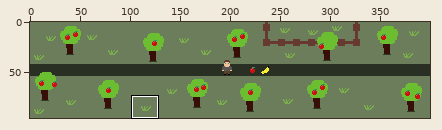
File history of a pixel-art file, assets/images/story_sprites.aseprite. Above: a wide view before the commit, with the close-up outlined.
Close-up. Before the commit:
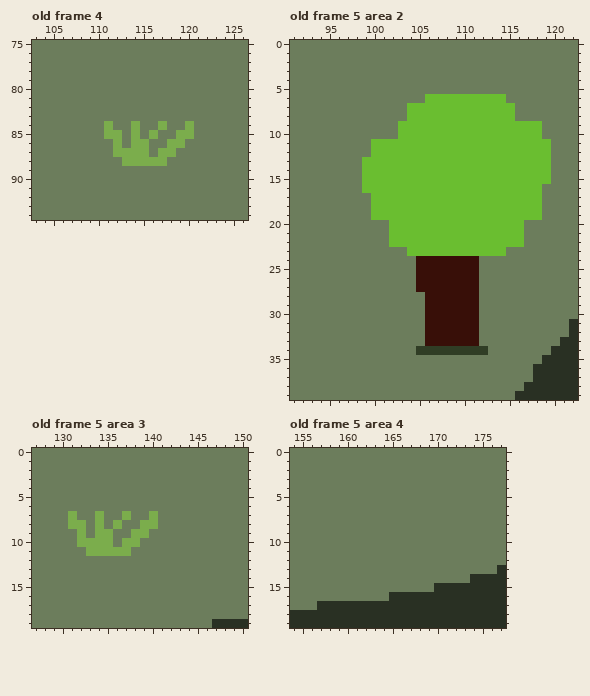
400x96 pixels, 5 frames. Shown: old frame 4: x 103..126, y 75..94; old frame 5 area 2: x 91..122, y 0..39; old frame 5 area 3: x 127..150, y 0..19; old frame 5 area 4: x 154..177, y 0..19. The commit also changed other frames or places, which this record leaves out.
Once edited:
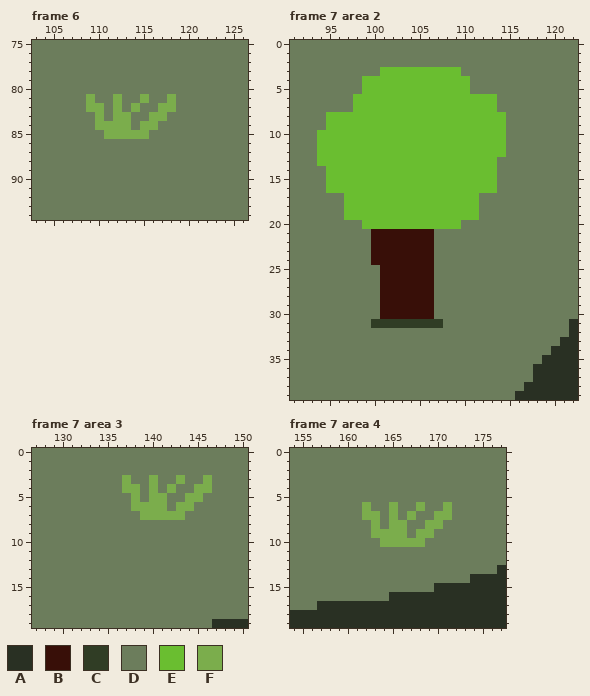
Palette (. is transparent): A #293023  B #380f08  C #303d25  D #6c7d5c  E #6abe30  F #7bad4c
A new or re-ordered frame is compared with the old frame closest to it.
The exact change:
frames 5 -> 7
--- frame 6 is new; against old frame 4, layer "environment"
@@ x 107..122 @@
 80 DDDDDDDDDDDDDDDD
-81 DDDDDDDDDDDDDDDD
-82 DDDDDDDDDDDDDDDD
-83 DDDDDDDDDDDDDDDD
-84 DDDDFDDFDDFDDFDD
-85 DDDDFFDFDFDDFFDD
-86 DDDDDFDFFDDFFDDD
-87 DDDDDFFFFDFFDDDD
-88 DDDDDDFFFFFDDDDD
+81 DDFDDFDDFDDFDDDD
+82 DDFFDFDFDDFFDDDD
+83 DDDFDFFDDFFDDDDD
+84 DDDFFFFDFFDDDDDD
+85 DDDDFFFFFDDDDDDD
+86 DDDDDDDDDDDDDDDD
+87 DDDDDDDDDDDDDDDD
+88 DDDDDDDDDDDDDDDD
 89 DDDDDDDDDDDDDDDD
--- frame 7 area 2 is new; against old frame 5, layer "environment"
@@ x 91..122 @@
  2 DDDDDDDDDDDDDDDDDDDDDDDDDDDDDDDD
- 3 DDDDDDDDDDDDDDDDDDDDDDDDDDDDDDDD
- 4 DDDDDDDDDDDDDDDDDDDDDDDDDDDDDDDD
- 5 DDDDDDDDDDDDDDDDDDDDDDDDDDDDDDDD
- 6 DDDDDDDDDDDDDDDEEEEEEEEEDDDDDDDD
- 7 DDDDDDDDDDDDDEEEEEEEEEEEEDDDDDDD
- 8 DDDDDDDDDDDDDEEEEEEEEEEEEDDDDDDD
- 9 DDDDDDDDDDDDEEEEEEEEEEEEEEEEDDDD
-10 DDDDDDDDDDDDEEEEEEEEEEEEEEEEDDDD
-11 DDDDDDDDDEEEEEEEEEEEEEEEEEEEEDDD
-12 DDDDDDDDDEEEEEEEEEEEEEEEEEEEEDDD
-13 DDDDDDDDEEEEEEEEEEEEEEEEEEEEEDDD
-14 DDDDDDDDEEEEEEEEEEEEEEEEEEEEEDDD
-15 DDDDDDDDEEEEEEEEEEEEEEEEEEEEEDDD
-16 DDDDDDDDEEEEEEEEEEEEEEEEEEEEDDDD
-17 DDDDDDDDDEEEEEEEEEEEEEEEEEEEDDDD
-18 DDDDDDDDDEEEEEEEEEEEEEEEEEEEDDDD
-19 DDDDDDDDDEEEEEEEEEEEEEEEEEEEDDDD
-20 DDDDDDDDDDDEEEEEEEEEEEEEEEDDDDDD
-21 DDDDDDDDDDDEEEEEEEEEEEEEEEDDDDDD
-22 DDDDDDDDDDDEEEEEEEEEEEEEEEDDDDDD
-23 DDDDDDDDDDDDDEEEEEEEEEEEDDDDDDDD
-24 DDDDDDDDDDDDDDBBBBBBBDDDDDDDDDDD
-25 DDDDDDDDDDDDDDBBBBBBBDDDDDDDDDDD
-26 DDDDDDDDDDDDDDBBBBBBBDDDDDDDDDDD
-27 DDDDDDDDDDDDDDBBBBBBBDDDDDDDDDDD
-28 DDDDDDDDDDDDDDDBBBBBBDDDDDDDDDDD
-29 DDDDDDDDDDDDDDDBBBBBBDDDDDDDDDDD
-30 DDDDDDDDDDDDDDDBBBBBBDDDDDDDDDDD
-31 DDDDDDDDDDDDDDDBBBBBBDDDDDDDDDDA
-32 DDDDDDDDDDDDDDDBBBBBBDDDDDDDDDDA
-33 DDDDDDDDDDDDDDDBBBBBBDDDDDDDDDAA
-34 DDDDDDDDDDDDDDCCCCCCCCDDDDDDDAAA
+ 3 DDDDDDDDDDEEEEEEEEEDDDDDDDDDDDDD
+ 4 DDDDDDDDEEEEEEEEEEEEDDDDDDDDDDDD
+ 5 DDDDDDDDEEEEEEEEEEEEDDDDDDDDDDDD
+ 6 DDDDDDDEEEEEEEEEEEEEEEEDDDDDDDDD
+ 7 DDDDDDDEEEEEEEEEEEEEEEEDDDDDDDDD
+ 8 DDDDEEEEEEEEEEEEEEEEEEEEDDDDDDDD
+ 9 DDDDEEEEEEEEEEEEEEEEEEEEDDDDDDDD
+10 DDDEEEEEEEEEEEEEEEEEEEEEDDDDDDDD
+11 DDDEEEEEEEEEEEEEEEEEEEEEDDDDDDDD
+12 DDDEEEEEEEEEEEEEEEEEEEEEDDDDDDDD
+13 DDDEEEEEEEEEEEEEEEEEEEEDDDDDDDDD
+14 DDDDEEEEEEEEEEEEEEEEEEEDDDDDDDDD
+15 DDDDEEEEEEEEEEEEEEEEEEEDDDDDDDDD
+16 DDDDEEEEEEEEEEEEEEEEEEEDDDDDDDDD
+17 DDDDDDEEEEEEEEEEEEEEEDDDDDDDDDDD
+18 DDDDDDEEEEEEEEEEEEEEEDDDDDDDDDDD
+19 DDDDDDEEEEEEEEEEEEEEEDDDDDDDDDDD
+20 DDDDDDDDEEEEEEEEEEEDDDDDDDDDDDDD
+21 DDDDDDDDDBBBBBBBDDDDDDDDDDDDDDDD
+22 DDDDDDDDDBBBBBBBDDDDDDDDDDDDDDDD
+23 DDDDDDDDDBBBBBBBDDDDDDDDDDDDDDDD
+24 DDDDDDDDDBBBBBBBDDDDDDDDDDDDDDDD
+25 DDDDDDDDDDBBBBBBDDDDDDDDDDDDDDDD
+26 DDDDDDDDDDBBBBBBDDDDDDDDDDDDDDDD
+27 DDDDDDDDDDBBBBBBDDDDDDDDDDDDDDDD
+28 DDDDDDDDDDBBBBBBDDDDDDDDDDDDDDDD
+29 DDDDDDDDDDBBBBBBDDDDDDDDDDDDDDDD
+30 DDDDDDDDDDBBBBBBDDDDDDDDDDDDDDDD
+31 DDDDDDDDDCCCCCCCCDDDDDDDDDDDDDDA
+32 DDDDDDDDDDDDDDDDDDDDDDDDDDDDDDDA
+33 DDDDDDDDDDDDDDDDDDDDDDDDDDDDDDAA
+34 DDDDDDDDDDDDDDDDDDDDDDDDDDDDDAAA
 35 DDDDDDDDDDDDDDDDDDDDDDDDDDDDAAAA
--- frame 7 area 3 is new; against old frame 5, layer "environment"
@@ x 127..150 @@
  2 DDDDDDDDDDDDDDDDDDDDDDDD
- 3 DDDDDDDDDDDDDDDDDDDDDDDD
- 4 DDDDDDDDDDDDDDDDDDDDDDDD
- 5 DDDDDDDDDDDDDDDDDDDDDDDD
- 6 DDDDDDDDDDDDDDDDDDDDDDDD
- 7 DDDDFDDFDDFDDFDDDDDDDDDD
- 8 DDDDFFDFDFDDFFDDDDDDDDDD
- 9 DDDDDFDFFDDFFDDDDDDDDDDD
-10 DDDDDFFFFDFFDDDDDDDDDDDD
-11 DDDDDDFFFFFDDDDDDDDDDDDD
+ 3 DDDDDDDDDDFDDFDDFDDFDDDD
+ 4 DDDDDDDDDDFFDFDFDDFFDDDD
+ 5 DDDDDDDDDDDFDFFDDFFDDDDD
+ 6 DDDDDDDDDDDFFFFDFFDDDDDD
+ 7 DDDDDDDDDDDDFFFFFDDDDDDD
+ 8 DDDDDDDDDDDDDDDDDDDDDDDD
+ 9 DDDDDDDDDDDDDDDDDDDDDDDD
+10 DDDDDDDDDDDDDDDDDDDDDDDD
+11 DDDDDDDDDDDDDDDDDDDDDDDD
 12 DDDDDDDDDDDDDDDDDDDDDDDD
--- frame 7 area 4 is new; against old frame 5, layer "environment"
@@ x 160..173 @@
  5 DDDDDDDDDDDDDD
- 6 DDDDDDDDDDDDDD
- 7 DDDDDDDDDDDDDD
- 8 DDDDDDDDDDDDDD
- 9 DDDDDDDDDDDDDD
-10 DDDDDDDDDDDDDD
+ 6 DDFDDFDDFDDFDD
+ 7 DDFFDFDFDDFFDD
+ 8 DDDFDFFDDFFDDD
+ 9 DDDFFFFDFFDDDD
+10 DDDDFFFFFDDDDD
 11 DDDDDDDDDDDDDD
Where, in picture pixels (left, top, right, bottom), the same in both close-ups:
changed: (86, 94, 194, 166)
changed: (317, 67, 551, 355)
changed: (68, 475, 212, 556)
changed: (362, 502, 452, 547)
